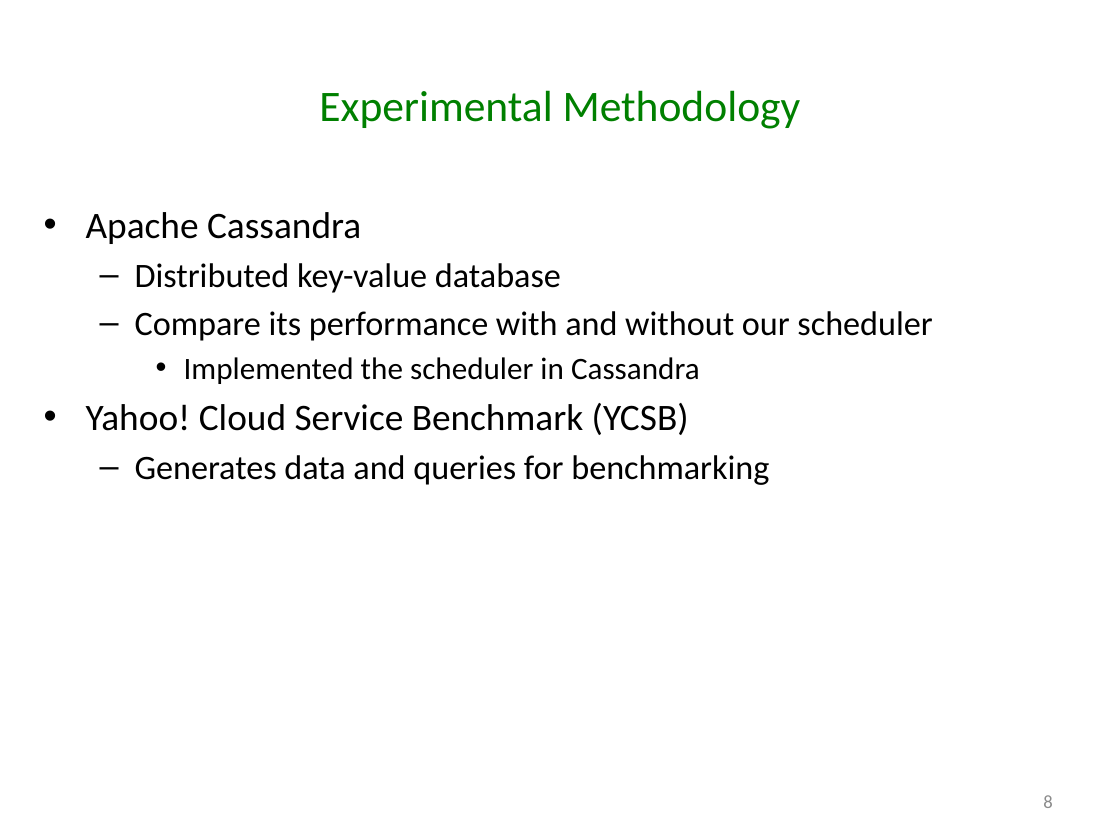
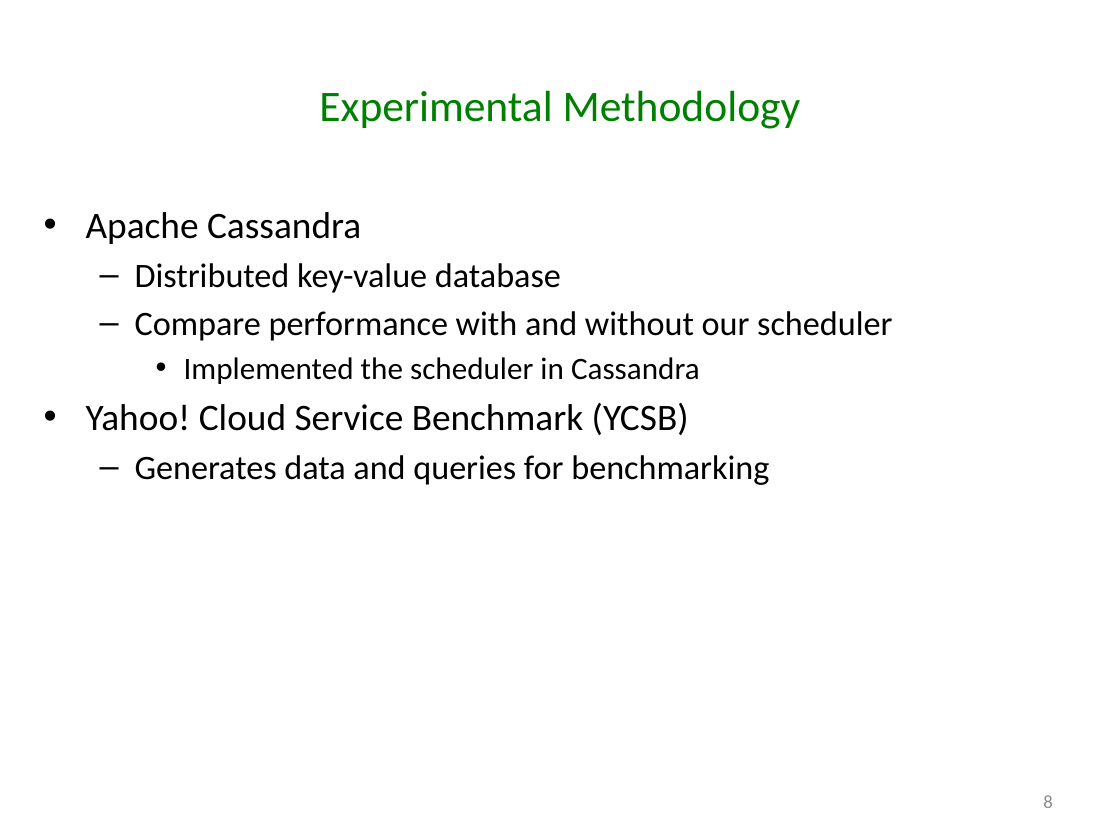
Before and after one commit to godares79/CS848-Project, a slide deck: slide 8 of PresentationSlides/Presentation.pptx. Drawn at 1120x840 pixels with LibreOffice and Linux fonts; fonts in the diff are those of the drawing. Boxes give left, top, right and bottom in pixels: in the first picture for what was removed or moved away, otherwise in the second. Text is boxed around its words. In the diff, an @@ line names an element or a change of style, - is before the commit and + after.

```diff
--- a/PresentationSlides/Presentation.pptx
+++ b/PresentationSlides/Presentation.pptx
@@ text at box(135, 311, 892, 341): text changed @@
-  – Compare its performance with and without our scheduler
+  – Compare performance with and without our scheduler
```
Also in this commit, not shown: 1 other slide changed.
